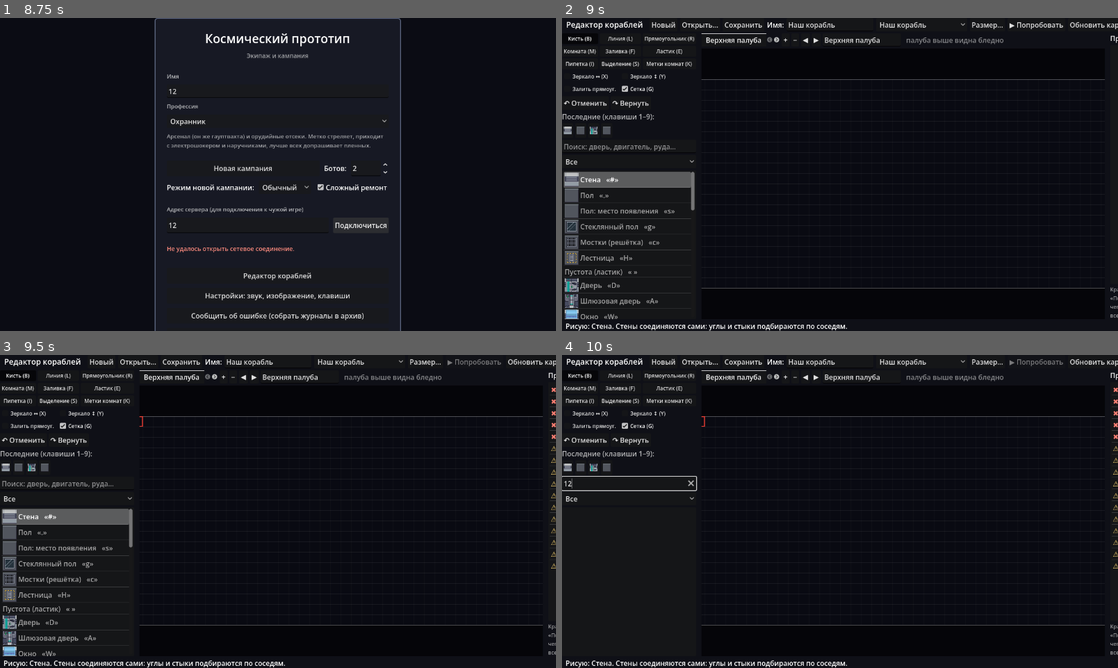
Above: before the commit, frames 1-4 (two rows, left to right).
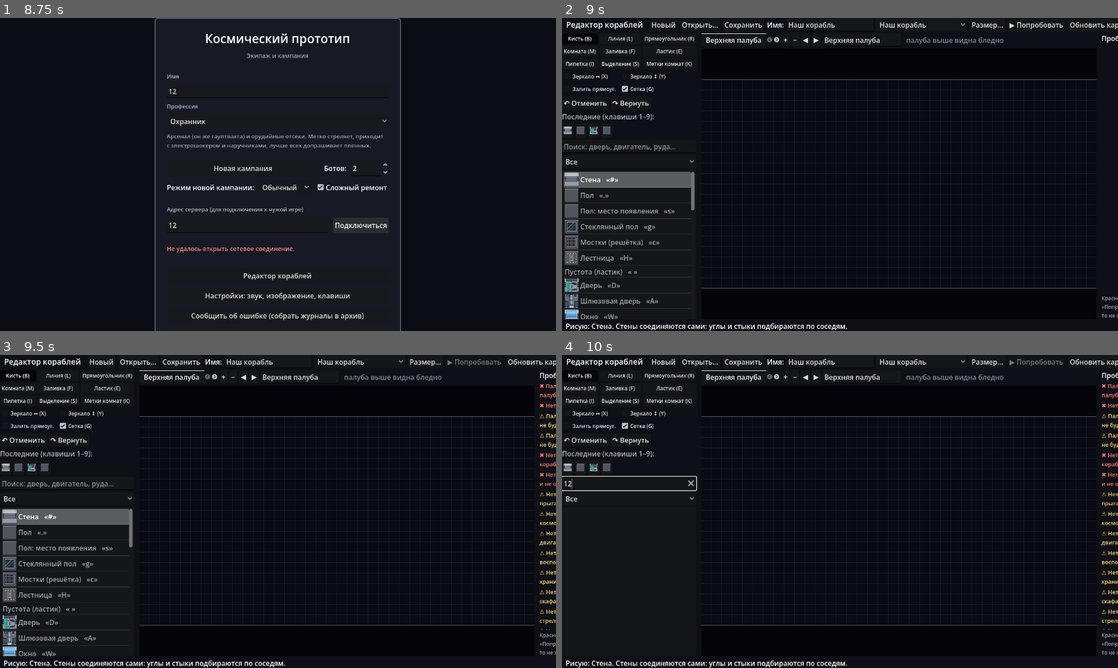
Above: after the commit, the same moments.

Repository: netmik111-wq/Spacer
Game: Godot game, scene res://main.tscn
Two runs of this game, one before a commit and one after it. Both use one fixed random seed, a clock stepped at 60 frames per second and the inputs below.
Inputs (mouse positions are in pixels of both pictures, inside the frame that each line leads up to):
- Up to frame 1 (8.75 s): click (278, 89) at 0.52 s; type "12" at 0.6 s; click (250, 215) at 0.75 s; type "12" at 0.83 s; click "Новая кампания" at 1.25 s; click "Новая кампания" at 2 s; click "Капитан" at 2.75 s; click "Обычный" at 3.5 s; click "Новая кампания" at 4.25 s; click "Новая кампания" at 5 s; click "Охранник" at 5.75 s; click "Обычный" at 6.5 s; click "Сложный ремонт" at 7.25 s; click "Подключиться" at 8 s
- Up to frame 2 (9 s): click "Редактор кораблей" at 8.75 s
- Up to frame 3 (9.5 s): no input
- Up to frame 4 (10 s): click (628, 483) at 9.52 s; type "12" at 9.6 s

Frame 1 is identical in both runs. In frame 2, 0.1% of the frame differs, in the area x 96-100%, y 5-96%; in frame 3, 0.8%, in the area x 25-100%, y 5-96%; in frame 4, 0.8%.

Commit message:
v81: the ship editor, asteroids as maps, rooms taller than two tiles, hold position
- Ship editor in the main menu (src/ui/ship_editor.gd, src/ui/editor/): the game's tiles,
  brush, line, rectangle, room, fill, eraser, picker, selection with Ctrl+C/X/V and moving,
  mirrors, undo/redo, categorised palette with search, deck tabs, size, room marks, a live
  problems panel, ships/ folder with autosave, "Try it" to play the drawing alone, sprite reload.
- Map builder in GDScript (src/shared/map_builder.gd), equal to tools/make_assets.py.
- Rooms of any height from two tiles (middle floor pieces at the end of the sheet).
- Asteroids are drawn maps that come alongside; ore is dug out of veins with E.
- X holds position: a living wall nobody passes, friends' shots fly past.
- salvagetest/enemytest close holes with set_hole (holes.clear() left the leak beside them).
- New test tools/edittest.gd (40 scripts). Protocol 57. Version 0.74.

Co-Authored-By: Claude Opus 5.5 (1M context) <noreply@anthropic.com>
Claude-Session: https://claude.ai/code/session_01CKuw5gLuDYYmbACgDKgFzn

Diff:
--- a/project.godot
+++ b/project.godot
@@ -12,7 +12,7 @@
 
 config/name="Космический прототип"
 config/description="Раны и лечение."
-config/version="0.73"
+config/version="0.74"
 run/main_scene="res://main.tscn"
 config/features=PackedStringArray("4.7", "GL Compatibility")
 config/icon="res://icon.svg"
--- a/src/shared/map_builder.gd
+++ b/src/shared/map_builder.gd
@@ -103,6 +103,9 @@
 	if decks.is_empty():
 		problems.append(_problem(-1, 0, 0, "Нет ни одной палубы."))
 		decks = [["Палуба", PackedStringArray([" "])]]
+	# (v81) a deck not drawn yet at the bottom (the editor's new ship) is simply left out
+	while decks.size() > 1 and (decks[-1][1] as PackedStringArray).is_empty():
+		decks.pop_back()
 	var w := 1
 	var h := 1
 	for d: Array in decks:
--- a/src/ui/editor/checks.gd
+++ b/src/ui/editor/checks.gd
@@ -33,6 +33,14 @@
 	var built := MapBuilder.build("ships:check", text_of(d))
 	for p: Dictionary in built["problems"]:
 		out.append(_p(int(p["deck"]), int(p["x"]), int(p["y"]), p["text"], true))
+	for i in d.decks.size():
+		var empty := true
+		for s: String in d.decks[i]["cells"]:
+			if s != " ":
+				empty = false
+				break
+		if empty:
+			out.append(_p(i, 0, 0, "Палуба «%s» пустая: в игре её не будет." % d.decks[i]["name"], false))
 	var signs := {}
 	for deck: Dictionary in d.decks:
 		for s: String in deck["cells"]:
--- a/src/ui/ship_editor.gd
+++ b/src/ui/ship_editor.gd
@@ -90,7 +90,7 @@
 var _search: LineEdit
 var _favs: HBoxContainer
 var _favourites: Array[String] = ["#", ".", "D", "s"]
-var _problems: ItemList
+var _problems: VBoxContainer
 var _problem_rows: Array = []
 var _status: Label
 var _info: Label
@@ -320,15 +320,18 @@
 
 func _right_panel() -> Control:
 	var panel := VBoxContainer.new()
-	panel.custom_minimum_size = Vector2(300, 0)
+	panel.custom_minimum_size = Vector2(320, 0)
 	var caption := Label.new()
 	caption.text = "Проблемы (щёлкните, чтобы найти)"
 	panel.add_child(caption)
-	_problems = ItemList.new()
-	_problems.size_flags_vertical = Control.SIZE_EXPAND_FILL
-	_problems.focus_mode = Control.FOCUS_NONE
-	_problems.item_selected.connect(_on_problem)
-	panel.add_child(_problems)
+	var scroll := ScrollContainer.new()
+	scroll.size_flags_vertical = Control.SIZE_EXPAND_FILL
+	scroll.horizontal_scroll_mode = ScrollContainer.SCROLL_MODE_DISABLED
+	panel.add_child(scroll)
+	_problems = VBoxContainer.new()
+	_problems.size_flags_horizontal = Control.SIZE_EXPAND_FILL
+	_problems.add_theme_constant_override("separation", 6)
+	scroll.add_child(_problems)
 	var about := Label.new()
 	about.autowrap_mode = TextServer.AUTOWRAP_WORD_SMART
 	about.custom_minimum_size = Vector2(290, 0)
@@ -471,7 +474,8 @@
 	_favourites.push_front(s)
 	if _favourites.size() > 9:
 		_favourites.resize(9)
-	if _canvas.tool == Canvas.Tool.PICK or _canvas.tool == Canvas.Tool.ERASE or _canvas.tool == Canvas.Tool.SELECT or _canvas.tool == Canvas.Tool.MARK:
+	if _canvas.tool == Canvas.Tool.PICK or _canvas.tool == Canvas.Tool.ERASE or _canvas.tool == Canvas.Tool.SELECT \
+			or _canvas.tool == Canvas.Tool.MARK or _canvas.tool == Canvas.Tool.ROOM:
 		_set_tool(Canvas.Tool.BRUSH)
 	_fill_palette()
 	_note("Рисую: %s. %s" % [sign_name(s), _hint_of(s)])
@@ -587,26 +591,40 @@
 	var found := Checks.run(drawing)
 	_canvas.problems = found
 	_canvas.queue_redraw()
-	_problems.clear()
+	for c in _problems.get_children():
+		c.queue_free()
 	_problem_rows = found
 	var errors := 0
-	for p: Dictionary in found:
+	for i in found.size():
+		var p: Dictionary = found[i]
 		var where := ""
 		if int(p["deck"]) >= 0:
 			where = " (%s, %d:%d)" % [drawing.decks[int(p["deck"])]["name"] if int(p["deck"]) < drawing.decks.size() else "?", int(p["x"]), int(p["y"])]
-		var i := _problems.add_item(("✖ " if p["error"] else "⚠ ") + str(p["text"]) + where)
-		_problems.set_item_custom_fg_color(i, Color(1.0, 0.5, 0.45) if p["error"] else Color(1.0, 0.85, 0.45))
+		var row := Label.new()
+		row.text = ("✖ " if p["error"] else "⚠ ") + str(p["text"]) + where
+		row.autowrap_mode = TextServer.AUTOWRAP_WORD_SMART
+		row.custom_minimum_size = Vector2(300, 0)
+		row.add_theme_font_size_override("font_size", 13)
+		row.add_theme_color_override("font_color", Color(1.0, 0.5, 0.45) if p["error"] else Color(1.0, 0.85, 0.45))
+		row.mouse_filter = Control.MOUSE_FILTER_STOP
+		row.mouse_default_cursor_shape = Control.CURSOR_POINTING_HAND
+		row.gui_input.connect(func(e: InputEvent) -> void:
+			if e is InputEventMouseButton and (e as InputEventMouseButton).pressed:
+				_on_problem(i))
+		_problems.add_child(row)
 		if p["error"]:
 			errors += 1
 	if found.is_empty():
-		_problems.add_item("Всё в порядке.")
-		_problem_rows = [{}]
+		var ok := Label.new()
+		ok.text = "Всё в порядке."
+		ok.add_theme_color_override("font_color", Color(0.5, 1.0, 0.6))
+		_problems.add_child(ok)
 	_try.disabled = errors > 0
 	_try.tooltip_text = "Сначала исправьте ошибки (красное справа)." if errors > 0 else "Сохранить и сразу сыграть одному на этом корабле (F5)"
 
 
 func _on_problem(i: int) -> void:
-	if i >= _problem_rows.size() or (_problem_rows[i] as Dictionary).is_empty():
+	if i >= _problem_rows.size():
 		return
 	var p: Dictionary = _problem_rows[i]
 	if int(p["deck"]) >= 0:
--- a/tools/enemytest.gd
+++ b/tools/enemytest.gd
@@ -271,7 +271,8 @@
 	g.enemy_gone()
 	d.pirates_wrecked()
 	_run(2)
-	server.air.holes.clear()
+	for c: int in server.air.holes.keys():
+		server.air.set_hole(c, false)
 	_run(2)
 
 
--- a/tools/salvagetest.gd
+++ b/tools/salvagetest.gd
@@ -399,7 +399,8 @@
 	server.ship.shield = shield
 	d._leave(true)
 	server.ship.hull = maxi(hull, server.ship.hull)
-	server.air.holes.clear()
+	for c: int in server.air.holes.keys():      # (set_hole, not holes.clear(): the leak beside a hole goes too)
+		server.air.set_hole(c, false)
 	_run(2)
 
 
Not shown, changed: dist_files/README.txt
Not shown, changed: CLAUDE.md
Not shown, changed: dist_files/play.bat
Not shown, changed: docs/DECISIONS.md
Not shown, changed: docs/HISTORY.md
Not shown, changed: docs/MECHANICS.md
